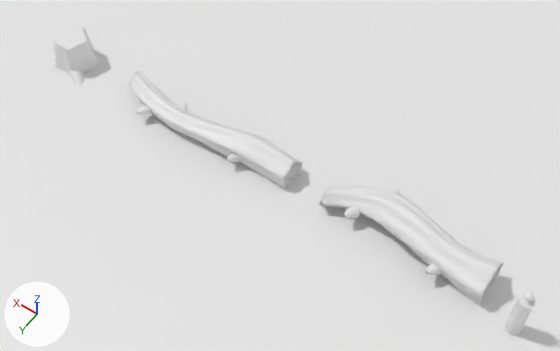
What one commit did to the Blender file GameClient/ArtSource/Greenlands/NatureFamilies/FallenLogStump/FallenLogStump.blend.
Both versions are drawn from a camera (50 mm lens) standing at (-1.49, 11.62, 18.22) and looking at (6.71, 0.13, 0.17). Lighting does not change. The marker at lower left points along +X, +Y and +Z. The first picture is the older version. Materials are left out; every surface is plain grey.

The older version as bpy lines, for what is in view:
```python
ob_render_only_ground = bpy.data.objects.new('RENDER_ONLY_ground', me_plane)
ob_render_only_ground.location = (0.0, 0.0, 0.0)
ob_sm_fallenlogstump_00 = bpy.data.objects.new('SM_FallenLogStump_00', me_sm_fallenlogstump_00)
ob_sm_fallenlogstump_00.location = (2.55, 0.0, 0.0)
ob_sm_fallenlogstump_01 = bpy.data.objects.new('SM_FallenLogStump_01', me_sm_fallenlogstump_01)
ob_sm_fallenlogstump_01.location = (9.53, 0.0, 0.0)
ob_sm_fallenlogstump_02 = bpy.data.objects.new('SM_FallenLogStump_02', me_sm_fallenlogstump_02)
ob_sm_fallenlogstump_02.location = (15.16, 0.0, 0.0)
# also in view: 'RENDER_ONLY_scale_1.8m' at (-1.0, 0.6, 0.73)
```
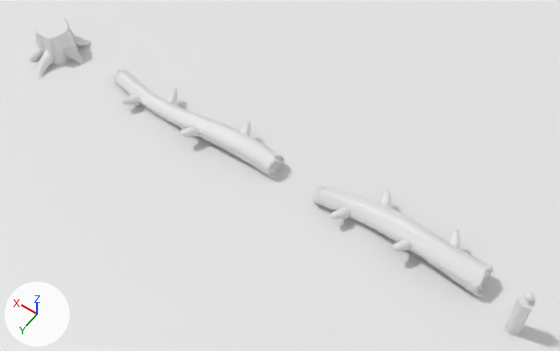
Changed parts and their boxes (x1, y1, x2, y2) in the pictures (560 x 351 px; the box of a moved part takes in the faces that stretch with it):
'SM_FallenLogStump_00', reshaped, moved (7% shorter)
    before: (319, 186, 504, 306)
    after: (311, 186, 494, 297)
'SM_FallenLogStump_01', reshaped, moved (8% shorter)
    before: (129, 71, 302, 189)
    after: (111, 69, 285, 178)
'SM_FallenLogStump_02', reshaped, moved
    before: (50, 27, 103, 87)
    after: (28, 16, 92, 79)
part 1 of me_sm_fallenlogstump_00, rebuilt (11% wider, 8% taller)
    before: (343, 207, 360, 218)
    after: (331, 207, 350, 219)
part 2 of me_sm_fallenlogstump_00, rebuilt
    before: (394, 189, 400, 194)
    after: (380, 189, 391, 207)
part 3 of me_sm_fallenlogstump_00, moved or reshaped
    before: (319, 190, 504, 306)
    after: (312, 190, 494, 297)
part 4 of me_sm_fallenlogstump_01, rebuilt (8% shorter)
    before: (129, 71, 302, 189)
    after: (114, 69, 284, 177)
part 5 of me_sm_fallenlogstump_01, rebuilt (19% wider)
    before: (136, 105, 151, 115)
    after: (122, 95, 140, 105)
part 6 of me_sm_fallenlogstump_01, rebuilt
    before: (179, 102, 188, 112)
    after: (166, 87, 177, 105)
part 7 of me_sm_fallenlogstump_01, deleted
    before: (226, 153, 242, 162)
part 8 of me_sm_fallenlogstump_01, added
    after: (181, 120, 251, 137)
part 9 of me_sm_fallenlogstump_01, added
    after: (268, 158, 285, 178)
part 10 of me_sm_fallenlogstump_02, rebuilt (mostly hidden before)
    before: (95, 55, 103, 60)
    after: (72, 34, 92, 47)
part 11 of me_sm_fallenlogstump_02, rebuilt (mostly hidden before)
    before: (53, 62, 59, 68)
    after: (28, 46, 44, 62)
part 12 of me_sm_fallenlogstump_02, added
    after: (37, 50, 54, 79)
part 13 of me_sm_fallenlogstump_02, added
    after: (62, 47, 83, 65)
part 14 of me_sm_fallenlogstump_02, cut back
    before: (50, 54, 103, 87)
part 15 of me_sm_fallenlogstump_02, reshaped
    before: (54, 27, 88, 50)
    after: (35, 17, 69, 39)

Patch to the scene script:
```diff
--- a/GameClient/ArtSource/Greenlands/NatureFamilies/FallenLogStump/FallenLogStump.blend.py
+++ b/GameClient/ArtSource/Greenlands/NatureFamilies/FallenLogStump/FallenLogStump.blend.py
@@ me_sm_fallenlogstump_00 @@
-me_sm_fallenlogstump_00.from_pydata(...)  # 2350 vertices, 4624 faces; spans x -2.55..2.55, y -1.16..0.79, z -0.22..1.13
+me_sm_fallenlogstump_00.from_pydata(...)  # 3074 vertices, 5758 faces; spans x -2.75..2.75, y -0.98..0.72, z -0.08..0.85
+# me_sm_fallenlogstump_00 part 1: the loose piece of 36 vertices spanning x 1.42..1.8, y 0.02..0.51, z 0.24..0.62 is rebuilt with 57 vertices and now spans x 1.47..1.89, y 0.13..0.71, z 0.16..0.58
+# me_sm_fallenlogstump_00 part 2: the loose piece of 36 vertices spanning x 0.65..1.04, y -1.16..-0.67, z 0.24..0.62 is rebuilt with 57 vertices and now spans x 0.65..1.08, y -0.98..-0.4, z 0.22..0.64
+# me_sm_fallenlogstump_00 part 3: 2 vertices moved within x -1.33..-0.19, y -0.07..0.2, z 0.11..0.49; 2276 vertices removed from x -2.55..2.55, y -0.84..0.79, z -0.22..1.13; 2958 vertices added at x -2.75..2.75, y -0.8..0.72, z -0.08..0.85
@@ me_sm_fallenlogstump_01 @@
-me_sm_fallenlogstump_01.from_pydata(...)  # 2350 vertices, 4624 faces; spans x -3.17..3.17, y -0.6..0.89, z -0.17..0.95
+me_sm_fallenlogstump_01.from_pydata(...)  # 3074 vertices, 5758 faces; spans x -3.36..3.4, y -0.75..0.86, z -0.09..0.75
+# me_sm_fallenlogstump_01 part 4: the loose piece of 2242 vertices spanning x -3.17..3.17, y -0.6..0.67, z -0.17..0.95 is rebuilt with 2498 vertices and now spans x -3.24..3.24, y -0.43..0.43, z -0.09..0.75
+# me_sm_fallenlogstump_01 part 5: the loose piece of 36 vertices spanning x 1.8..2.19, y 0.41..0.89, z 0.15..0.52 is rebuilt with 57 vertices and now spans x 1.87..2.29, y 0.23..0.81, z 0.08..0.5
+# me_sm_fallenlogstump_01 part 6: the loose piece of 36 vertices spanning x 0.85..1.24, y -0.36..0.12, z 0.15..0.52 is rebuilt with 57 vertices and now spans x 0.85..1.28, y -0.61..-0.03, z 0.14..0.57
+# me_sm_fallenlogstump_01 part 7: the loose piece of 36 vertices spanning x -1.62..-1.24, y 0.27..0.75, z 0.15..0.52 is deleted
+# me_sm_fallenlogstump_01 part 8: 222 vertices added at x -1.94..1.57, y -0.75..0.86, z 0.2..0.71
+# me_sm_fallenlogstump_01 part 9: 120 vertices added at x -3.36..-3.11, y -0.34..0.32, z -0.06..0.62
+# other edits to the shape of me_sm_fallenlogstump_01 do not show in these pictures
@@ me_sm_fallenlogstump_02 @@
-me_sm_fallenlogstump_02.from_pydata(...)  # 2729 vertices, 5256 faces; spans x -1.39..1.03, y -0.98..0.96, z -0.25..1.08
+me_sm_fallenlogstump_02.from_pydata(...)  # 3617 vertices, 7008 faces; spans x -1.22..1.32, y -1.12..1.49, z -0.26..1.08
+# me_sm_fallenlogstump_02 part 10: the loose piece of 252 vertices spanning x -0.69..-0.03, y -0.87..0.02, z -0.23..0.38 is rebuilt with 368 vertices and now spans x -0.64..0.01, y -1.12..-0.18, z -0.26..0.54
+# me_sm_fallenlogstump_02 part 11: the loose piece of 252 vertices spanning x -0.08..0.56, y -0.03..0.91, z -0.25..0.43 is rebuilt with 368 vertices and now spans x 0.0..0.7, y 0.18..0.99, z -0.26..0.55
+# me_sm_fallenlogstump_02 part 12: a new loose piece of 368 vertices spanning x -0.66..0.08, y 0.26..1.49, z -0.26..0.56
+# me_sm_fallenlogstump_02 part 13: a new loose piece of 368 vertices spanning x -1.22..-0.27, y -0.18..0.28, z -0.26..0.54
+# me_sm_fallenlogstump_02 part 14: 1006 vertices removed from x -1.39..1.03, y -0.98..0.96, z -0.25..0.45; 366 vertices added at x 0.05..0.84, y -1.1..-0.12, z -0.26..0.56
+# me_sm_fallenlogstump_02 part 15: 160 vertices moved from x -0.47..0.47, y -0.47..0.47, z 1.04..1.06 to x -0.51..0.51, y -0.51..0.51, z 1.04..1.06; 192 vertices added at x -0.4..0.4, y -0.4..0.4, z 1.04..1.06
+# other edits to the shape of me_sm_fallenlogstump_02 do not show in these pictures
@@ ob_sm_fallenlogstump_00 @@
 ob_sm_fallenlogstump_00 = bpy.data.objects.new('SM_FallenLogStump_00', me_sm_fallenlogstump_00)
-ob_sm_fallenlogstump_00.location = (2.55, 0.0, 0.0)
+ob_sm_fallenlogstump_00.location = (2.75, 0.0, 0.0)
@@ ob_sm_fallenlogstump_01 @@
 ob_sm_fallenlogstump_01 = bpy.data.objects.new('SM_FallenLogStump_01', me_sm_fallenlogstump_01)
-ob_sm_fallenlogstump_01.location = (9.53, 0.0, 0.0)
+ob_sm_fallenlogstump_01.location = (10.13, 0.0, 0.0)
@@ ob_sm_fallenlogstump_02 @@
 ob_sm_fallenlogstump_02 = bpy.data.objects.new('SM_FallenLogStump_02', me_sm_fallenlogstump_02)
-ob_sm_fallenlogstump_02.location = (15.16, 0.0, 0.0)
+ob_sm_fallenlogstump_02.location = (16.03, 0.0, 0.0)
```
